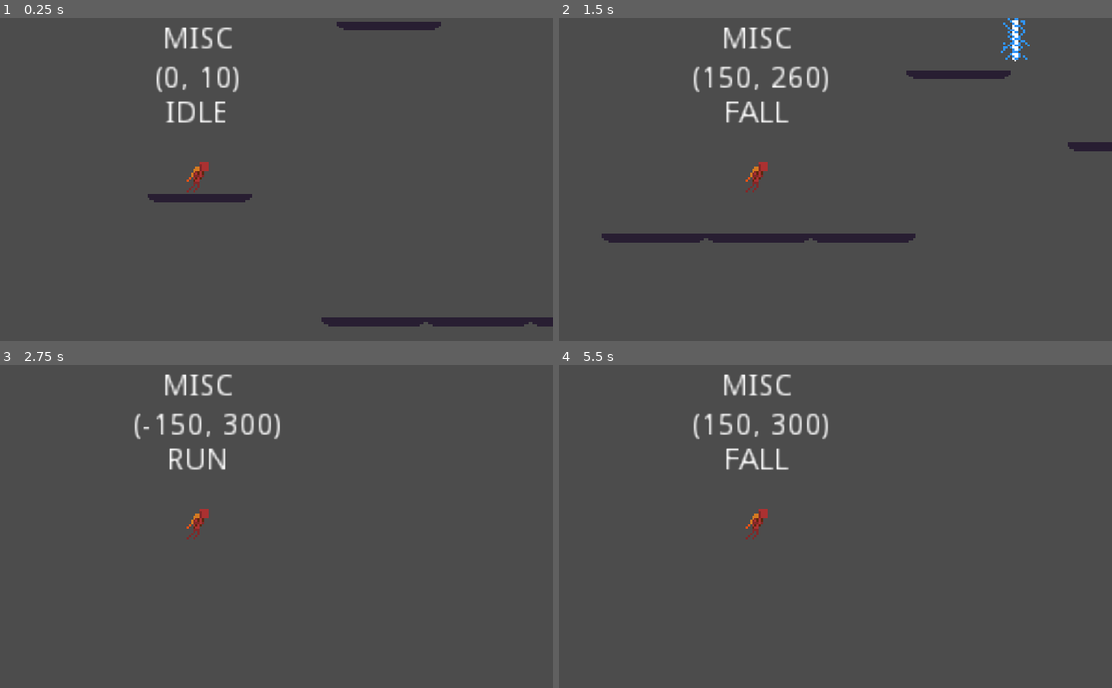
Above: before the commit, frames 1-4 (two rows, left to right).
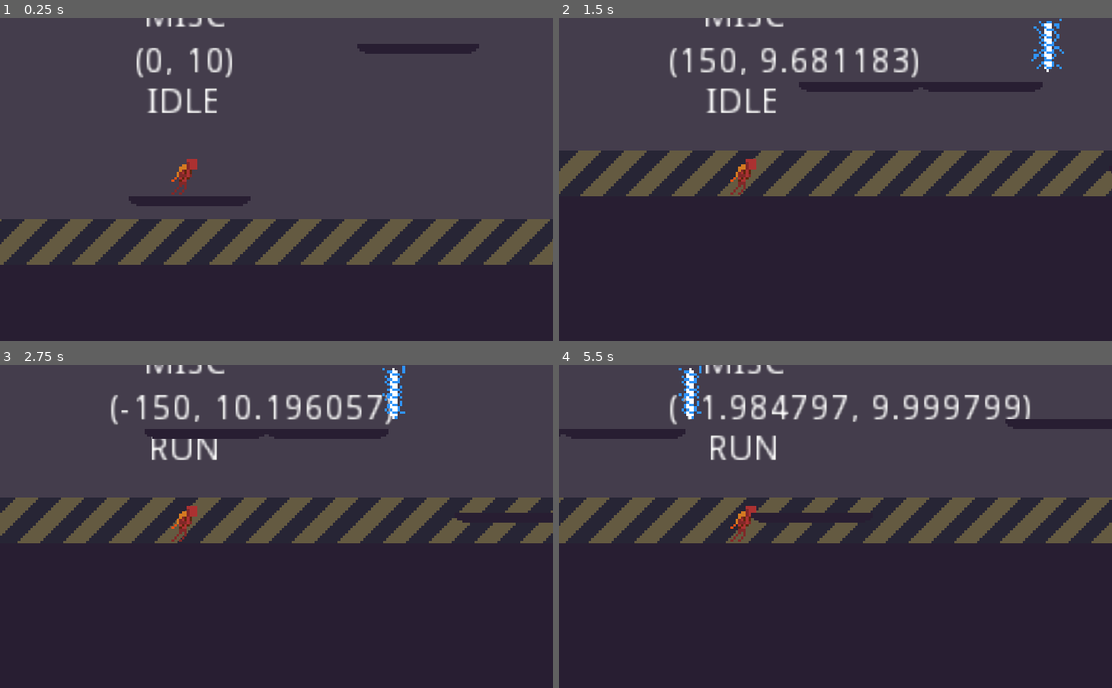
Above: after the commit, the same moments.

Repository: Wes-Ray/Jetpack-Jaywalker
Game: Godot game, scene res://Main.tscn
The game is run twice, just before and just after one commit, with the same random seed, the same clock (stepped at 60 frames per second) and the same inputs.
Inputs:
- Up to frame 1 (0.25 s): no input
- Up to frame 2 (1.5 s): tap Enter at 0.5 s; hold D (move_right) from 0.53 s (still down); tap Space (move_jump) at 0.77 s
- Up to frame 3 (2.75 s): tap Space (move_jump) at 1.52 s; release D (move_right) at 2.03 s; hold A (move_left) from 2.03 s (still down)
- Up to frame 4 (5.5 s): release A (move_left) at 2.78 s; hold D (move_right) 2.78-4.28 s; tap Space (move_jump) at 3.02, 3.77, 4.52 s; hold A (move_left) 4.28-5.03 s; hold D (move_right) from 5.03 s (still down)

The runs differ from the first frame. In frame 1, 34% of the frame differs, in the area x 0-100%, y 0-100%; in frame 2, 57%; in frame 3, 57%; in frame 4, 58%.

Commit message:
wallpaper and floor/ceiling

Diff:
--- /dev/null
+++ b/Floor.tscn
@@ -0,0 +1,16 @@
+[gd_scene load_steps=3 format=2]
+
+[ext_resource path="res://square.png" type="Texture" id=1]
+
+[sub_resource type="RectangleShape2D" id=1]
+extents = Vector2( 2, 2 )
+
+[node name="StaticBody2D" type="StaticBody2D"]
+position = Vector2( 215, 4 )
+scale = Vector2( 300, 2 )
+
+[node name="CollisionShape2D" type="CollisionShape2D" parent="."]
+shape = SubResource( 1 )
+
+[node name="Sprite" type="Sprite" parent="."]
+texture = ExtResource( 1 )
--- a/Main.tscn
+++ b/Main.tscn
@@ -1,34 +1,51 @@
-[gd_scene load_steps=4 format=2]
+[gd_scene load_steps=6 format=2]
 
 [ext_resource path="res://World/Platform.tscn" type="PackedScene" id=1]
 [ext_resource path="res://Player/Player.tscn" type="PackedScene" id=2]
 [ext_resource path="res://Zap/Zap.tscn" type="PackedScene" id=3]
+[ext_resource path="res://Floor.tscn" type="PackedScene" id=4]
+[ext_resource path="res://wallpaper.png" type="Texture" id=5]
 
 [node name="Main" type="Node2D"]
 
+[node name="Wallpaper" type="Sprite" parent="."]
+position = Vector2( 0, 75 )
+z_index = -1
+texture = ExtResource( 5 )
+region_enabled = true
+region_rect = Rect2( 0, 0, 4000, 140 )
+
 [node name="Player" parent="." instance=ExtResource( 2 )]
-position = Vector2( 13, 131 )
+position = Vector2( 39, 102 )
 
 [node name="Platform" parent="." instance=ExtResource( 1 )]
-position = Vector2( 14, 145 )
+position = Vector2( 41, 120 )
 
 [node name="Platform10" parent="." instance=ExtResource( 1 )]
-position = Vector2( 101, 66 )
+position = Vector2( 131, 60 )
 
 [node name="Platform11" parent="." instance=ExtResource( 1 )]
-position = Vector2( 94, 202 )
+position = Vector2( 311, 71 )
 
 [node name="Platform13" parent="." instance=ExtResource( 1 )]
-position = Vector2( 234, 127 )
+position = Vector2( 261, 102 )
 
 [node name="Platform14" parent="." instance=ExtResource( 1 )]
-position = Vector2( 308, 160 )
+position = Vector2( 335, 135 )
 
 [node name="Platform12" parent="." instance=ExtResource( 1 )]
-position = Vector2( 142, 202 )
+position = Vector2( 213, 102 )
 
 [node name="Platform2" parent="." instance=ExtResource( 1 )]
-position = Vector2( 190, 202 )
+position = Vector2( 435, 98 )
 
 [node name="Zap" parent="." instance=ExtResource( 3 )]
-position = Vector2( 260, 111 )
+position = Vector2( 287, 86 )
+
+[node name="Ceiling" parent="." instance=ExtResource( 4 )]
+position = Vector2( 0, -95 )
+scale = Vector2( 1000, 50 )
+
+[node name="Floor" parent="." instance=ExtResource( 4 )]
+position = Vector2( 0, 245 )
+scale = Vector2( 1000, 50 )
--- a/Player/Player.tscn
+++ b/Player/Player.tscn
@@ -15,7 +15,7 @@
 
 [node name="Camera2D" type="Camera2D" parent="."]
 current = true
-zoom = Vector2( 0.7, 0.7 )
+zoom = Vector2( 0.6, 0.6 )
 offset_h = 1.0
 
 [node name="debug_state_label" type="Label" parent="."]
--- a/project.godot
+++ b/project.godot
@@ -25,6 +25,30 @@
 [gui]
 
 common/drop_mouse_on_gui_input_disabled=true
+
+[importer_defaults]
+
+texture={
+"compress/bptc_ldr": 0,
+"compress/hdr_mode": 0,
+"compress/lossy_quality": 0.7,
+"compress/mode": 0,
+"compress/normal_map": 0,
+"detect_3d": false,
+"flags/anisotropic": false,
+"flags/filter": false,
+"flags/mipmaps": false,
+"flags/repeat": 0,
+"flags/srgb": 2,
+"process/HDR_as_SRGB": false,
+"process/fix_alpha_border": true,
+"process/invert_color": false,
+"process/normal_map_invert_y": false,
+"process/premult_alpha": false,
+"size_limit": 0,
+"stream": false,
+"svg/scale": 1.0
+}
 
 [input]
 
Binary file added: mockup.ase
Binary file added: square.png
Not shown, added: square.png.import
Binary file added: wallpaper.png
Not shown, added: wallpaper.png.import
